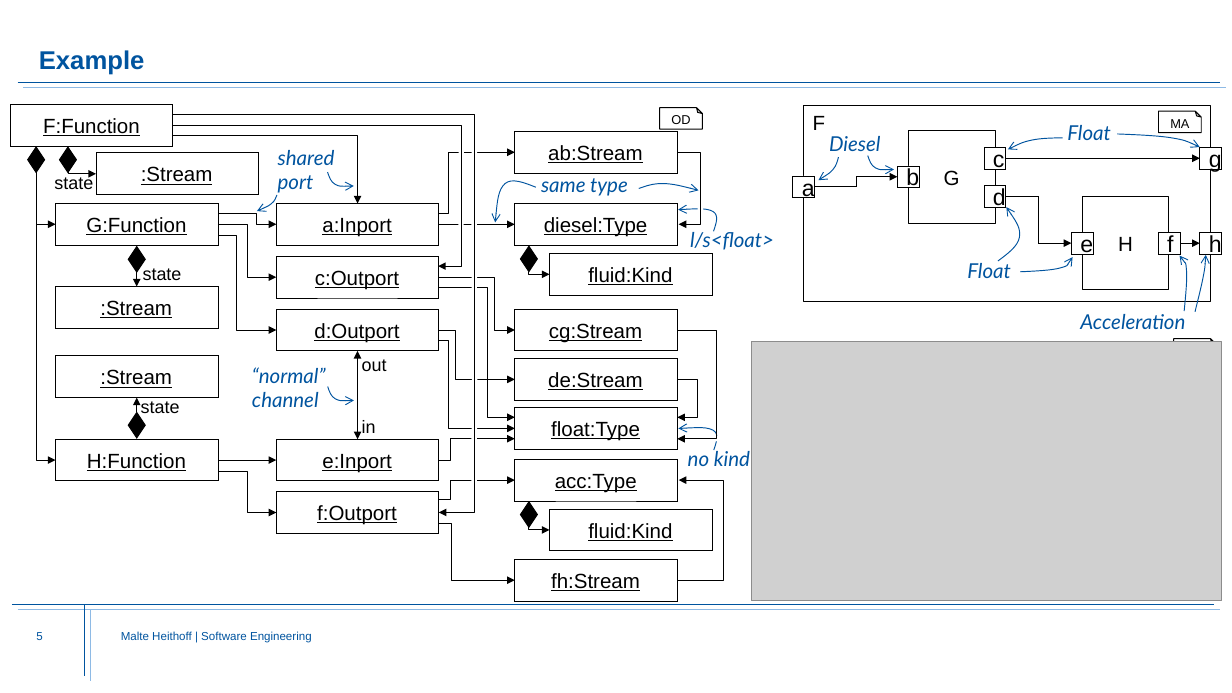
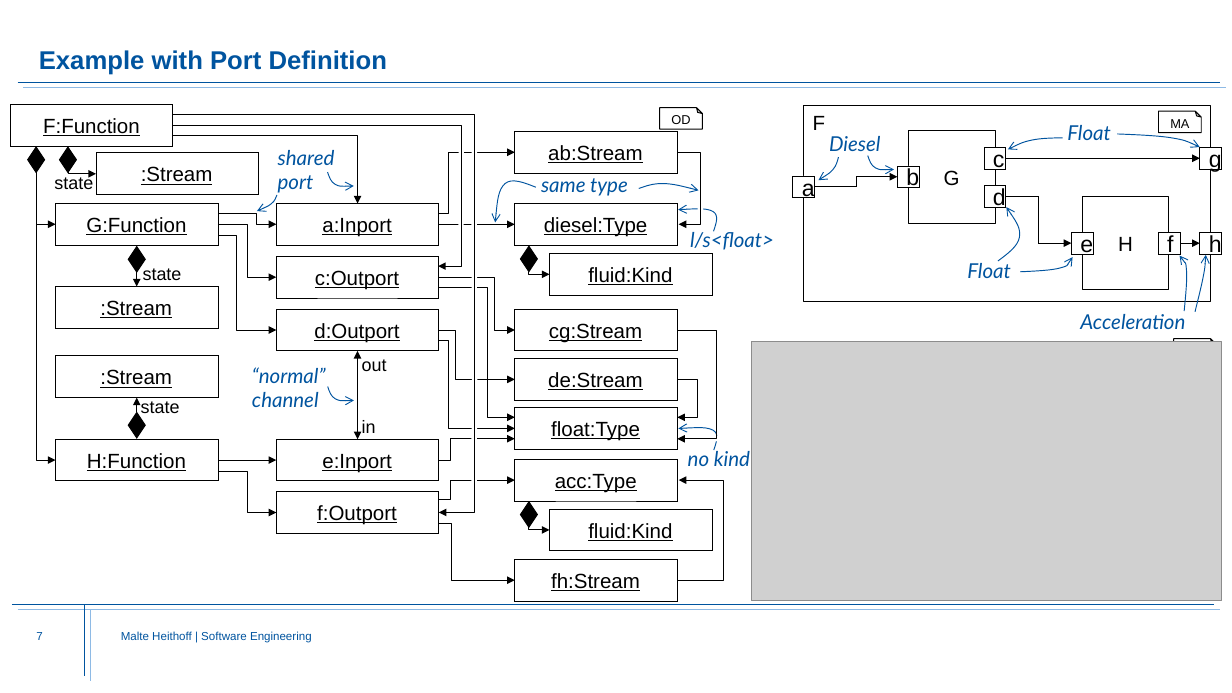
Before and after one commit to Fishi2402/montigem, a slide deck: slide 7 of products/syse_functions/doc/FunctionStructure.Explanation.pptx (slide 5 before the commit). Drawn at 1232x693 pixels with LibreOffice and Linux fonts; fonts in the diff are those of the drawing; grey boxes stand for pictures; background and template pictures are left out. Boxes give left, top, right and bottom in pixels: in the first picture for what was removed or moved away, otherwise in the second. Text is boxed around its words. In the diff, an @@ line names an element or a change of style, - is before the commit and + after.

```diff
--- a/products/syse_functions/doc/FunctionStructure.Explanation.pptx
+++ b/products/syse_functions/doc/FunctionStructure.Explanation.pptx
@@ title at (39, 50, 387, 75): text changed @@
-Example
+Example with Port Definition
@@ page number at (36, 632, 42, 640): text changed @@
-5
+7
```
Also in this commit, not shown: 5 other slides changed, 4 slides added, 2 other files.
